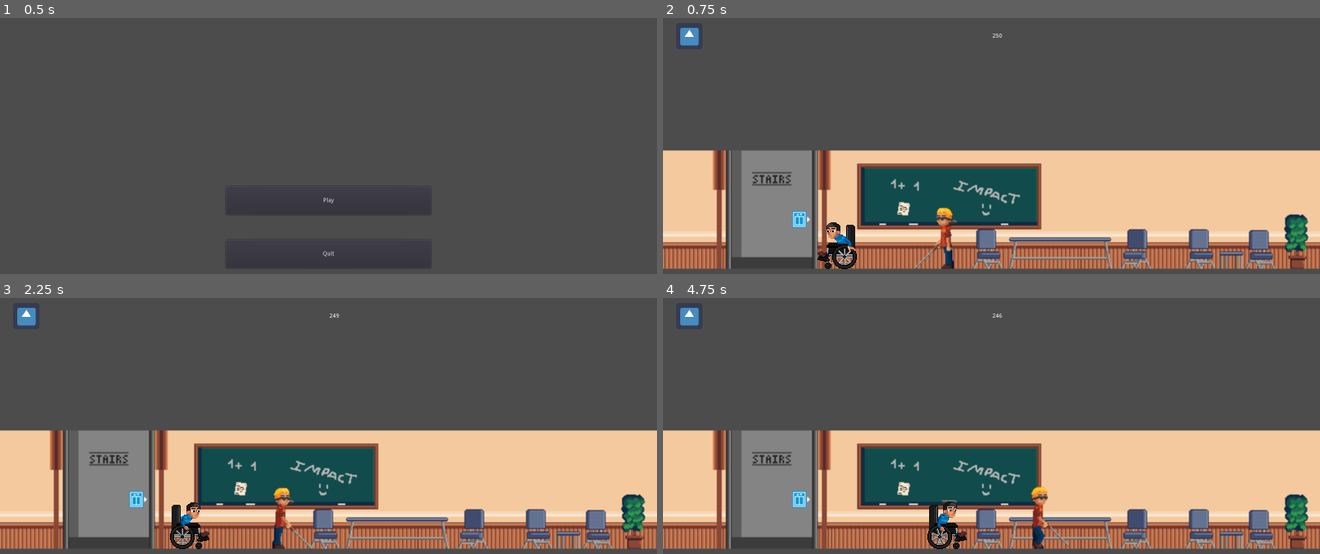
Above: before the commit, frames 1-4 (two rows, left to right).
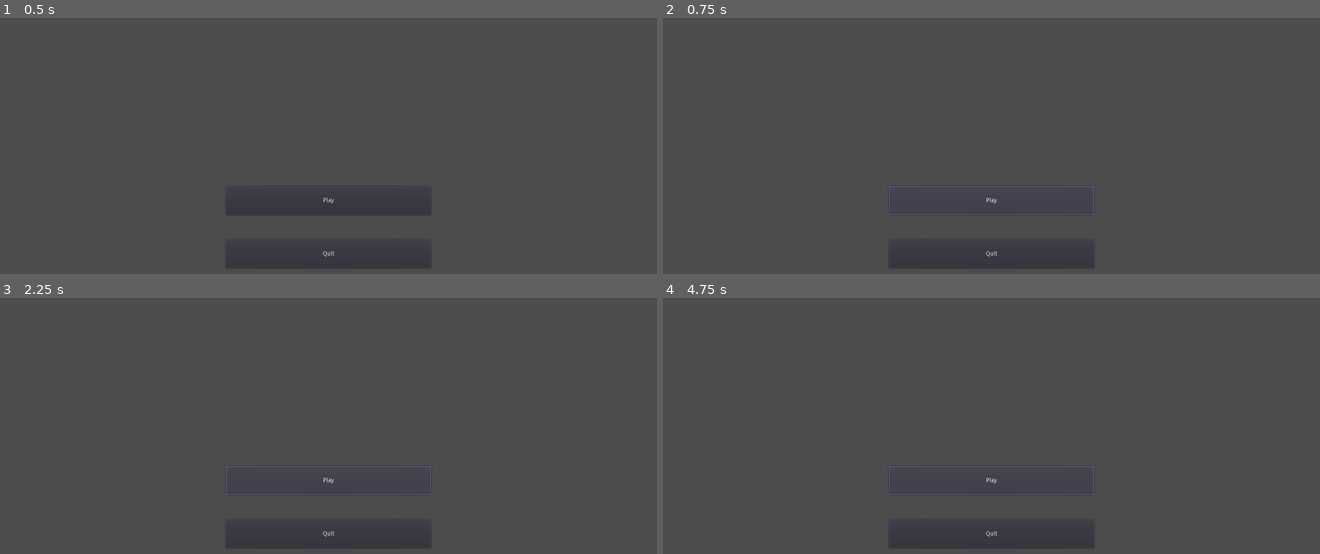
Above: after the commit, the same moments.

Repository: SuperZikoure/Impact_Jam
Game: Godot game, scene res://MainMenu.tscn
Two runs of this game, one before a commit and one after it. Both use one fixed random seed, a clock stepped at 60 frames per second and the inputs below. The engine's default icon, where the game draws it, is replaced by a stand-in: a white triangle on a blue panel in a dark square.
Inputs (mouse positions are in pixels of both pictures, inside the frame that each line leads up to):
- Up to frame 1 (0.5 s): no input
- Up to frame 2 (0.75 s): click "Play" at 0.5 s
- Up to frame 3 (2.25 s): click (328, 479) at 1.25 s, where only the run after the commit has a clickable "Play"; tap Enter at 2 s; hold Right (ui_right) from 2.03 s (still down)
- Up to frame 4 (4.75 s): release Right (ui_right) at 2.78 s; hold Left (ui_left) 2.78-3.53 s; hold Right (ui_right) from 3.53 s (still down)

Frame 1 is identical in both runs. In frame 2, 44% of the frame differs, in the area x 0-100%, y 3-99%; in frame 3, 44%; in frame 4, 44%.

Commit message:
Changed the wheelchair's speed

Diff:
--- a/Impact Jam/Game.tscn
+++ b/Impact Jam/Game.tscn
@@ -1,15 +1,13 @@
-[gd_scene load_steps=6 format=2]
+[gd_scene load_steps=7 format=2]
 
 [ext_resource path="res://assets/maps/floor3.png" type="Texture" id=1]
 [ext_resource path="res://UI.tscn" type="PackedScene" id=2]
-[ext_resource path="res://BlindDude.tscn" type="PackedScene" id=3]
-[ext_resource path="res://Tetraplegic.tscn" type="PackedScene" id=4]
+[ext_resource path="res://Tetraplegic.tscn" type="PackedScene" id=3]
+[ext_resource path="res://BlindDude.tscn" type="PackedScene" id=4]
 [ext_resource path="res://PauseInterface.tscn" type="PackedScene" id=5]
+[ext_resource path="res://Camera2D.gd" type="Script" id=6]
 
 [node name="Game" type="Node2D"]
-__meta__ = {
-"_edit_group_": true
-}
 
 [node name="Sprite" type="Sprite" parent="."]
 position = Vector2( 761.018, 487.117 )
@@ -18,14 +16,19 @@
 
 [node name="UI" parent="." instance=ExtResource( 2 )]
 
-[node name="BlindDude" parent="." instance=ExtResource( 3 )]
-position = Vector2( 662.801, 551.132 )
+[node name="Tetraplegic" parent="." instance=ExtResource( 3 )]
+position = Vector2( 419.799, 575.713 )
 scale = Vector2( 2, 2 )
 
-[node name="Tetraplegic" parent="." instance=ExtResource( 4 )]
-position = Vector2( 419.799, 575.713 )
+[node name="BlindDude" parent="." instance=ExtResource( 4 )]
+position = Vector2( 662.801, 551.132 )
 scale = Vector2( 2, 2 )
 
 [node name="PauseInterface" parent="." instance=ExtResource( 5 )]
 margin_top = 1.0
 margin_bottom = 1.0
+
+[node name="Camera2D" type="Camera2D" parent="."]
+position = Vector2( 432.919, 572.402 )
+process_mode = 0
+script = ExtResource( 6 )
--- a/Impact Jam/Tetraplegic.tscn
+++ b/Impact Jam/Tetraplegic.tscn
@@ -36,20 +36,20 @@
 [ext_resource path="res://assets/perso1_anim_left/perso1_anim_left08.png" type="Texture" id=34]
 [ext_resource path="res://assets/perso1_anim_left/perso1_anim_left09.png" type="Texture" id=35]
 [ext_resource path="res://assets/perso1_anim_left/perso1_anim_left10.png" type="Texture" id=36]
-[ext_resource path="res://assets/perso1_idle_left/perso1_idle_left00.png" type="Texture" id=37]
-[ext_resource path="res://assets/perso1_idle_left/perso1_idle_left01.png" type="Texture" id=38]
-[ext_resource path="res://assets/perso1_idle_left/perso1_idle_left02.png" type="Texture" id=39]
-[ext_resource path="res://assets/perso1_idle_left/perso1_idle_left03.png" type="Texture" id=40]
-[ext_resource path="res://assets/perso1_idle_left/perso1_idle_left04.png" type="Texture" id=41]
-[ext_resource path="res://assets/perso1_idle_left/perso1_idle_left05.png" type="Texture" id=42]
-[ext_resource path="res://assets/perso1_idle_left/perso1_idle_left06.png" type="Texture" id=43]
-[ext_resource path="res://assets/perso1_idle_left/perso1_idle_left07.png" type="Texture" id=44]
-[ext_resource path="res://assets/perso1_idle_left/perso1_idle_left08.png" type="Texture" id=45]
-[ext_resource path="res://assets/perso1_idle_left/perso1_idle_left09.png" type="Texture" id=46]
-[ext_resource path="res://assets/perso1_idle_left/perso1_idle_left10.png" type="Texture" id=47]
-[ext_resource path="res://assets/perso1_idle_left/perso1_idle_left11.png" type="Texture" id=48]
-[ext_resource path="res://assets/perso1_idle_left/perso1_idle_left12.png" type="Texture" id=49]
-[ext_resource path="res://assets/perso1_idle_left/perso1_idle_left13.png" type="Texture" id=50]
+[ext_resource path="res://assets/perso1_idle_right/perso1_idle_right00.png" type="Texture" id=37]
+[ext_resource path="res://assets/perso1_idle_right/perso1_idle_right01.png" type="Texture" id=38]
+[ext_resource path="res://assets/perso1_idle_right/perso1_idle_right02.png" type="Texture" id=39]
+[ext_resource path="res://assets/perso1_idle_right/perso1_idle_right03.png" type="Texture" id=40]
+[ext_resource path="res://assets/perso1_idle_right/perso1_idle_right04.png" type="Texture" id=41]
+[ext_resource path="res://assets/perso1_idle_right/perso1_idle_right05.png" type="Texture" id=42]
+[ext_resource path="res://assets/perso1_idle_right/perso1_idle_right06.png" type="Texture" id=43]
+[ext_resource path="res://assets/perso1_idle_right/perso1_idle_right07.png" type="Texture" id=44]
+[ext_resource path="res://assets/perso1_idle_right/perso1_idle_right08.png" type="Texture" id=45]
+[ext_resource path="res://assets/perso1_idle_right/perso1_idle_right09.png" type="Texture" id=46]
+[ext_resource path="res://assets/perso1_idle_right/perso1_idle_right10.png" type="Texture" id=47]
+[ext_resource path="res://assets/perso1_idle_right/perso1_idle_right11.png" type="Texture" id=48]
+[ext_resource path="res://assets/perso1_idle_right/perso1_idle_right12.png" type="Texture" id=49]
+[ext_resource path="res://assets/perso1_idle_right/perso1_idle_right13.png" type="Texture" id=50]
 [ext_resource path="res://assets/perso1_anim_right/perso1_anim_right00.png" type="Texture" id=51]
 [ext_resource path="res://assets/perso1_anim_right/perso1_anim_right01.png" type="Texture" id=52]
 [ext_resource path="res://assets/perso1_anim_right/perso1_anim_right02.png" type="Texture" id=53]
@@ -61,25 +61,25 @@
 [ext_resource path="res://assets/perso1_anim_right/perso1_anim_right08.png" type="Texture" id=59]
 [ext_resource path="res://assets/perso1_anim_right/perso1_anim_right09.png" type="Texture" id=60]
 [ext_resource path="res://assets/perso1_anim_right/perso1_anim_right10.png" type="Texture" id=61]
-[ext_resource path="res://assets/perso1_idle_right/perso1_idle_right00.png" type="Texture" id=62]
-[ext_resource path="res://assets/perso1_idle_right/perso1_idle_right01.png" type="Texture" id=63]
-[ext_resource path="res://assets/perso1_idle_right/perso1_idle_right02.png" type="Texture" id=64]
-[ext_resource path="res://assets/perso1_idle_right/perso1_idle_right03.png" type="Texture" id=65]
-[ext_resource path="res://assets/perso1_idle_right/perso1_idle_right04.png" type="Texture" id=66]
-[ext_resource path="res://assets/perso1_idle_right/perso1_idle_right05.png" type="Texture" id=67]
-[ext_resource path="res://assets/perso1_idle_right/perso1_idle_right06.png" type="Texture" id=68]
-[ext_resource path="res://assets/perso1_idle_right/perso1_idle_right07.png" type="Texture" id=69]
-[ext_resource path="res://assets/perso1_idle_right/perso1_idle_right08.png" type="Texture" id=70]
-[ext_resource path="res://assets/perso1_idle_right/perso1_idle_right09.png" type="Texture" id=71]
-[ext_resource path="res://assets/perso1_idle_right/perso1_idle_right10.png" type="Texture" id=72]
-[ext_resource path="res://assets/perso1_idle_right/perso1_idle_right11.png" type="Texture" id=73]
-[ext_resource path="res://assets/perso1_idle_right/perso1_idle_right12.png" type="Texture" id=74]
-[ext_resource path="res://assets/perso1_idle_right/perso1_idle_right13.png" type="Texture" id=75]
+[ext_resource path="res://assets/perso1_idle_left/perso1_idle_left00.png" type="Texture" id=62]
+[ext_resource path="res://assets/perso1_idle_left/perso1_idle_left01.png" type="Texture" id=63]
+[ext_resource path="res://assets/perso1_idle_left/perso1_idle_left02.png" type="Texture" id=64]
+[ext_resource path="res://assets/perso1_idle_left/perso1_idle_left03.png" type="Texture" id=65]
+[ext_resource path="res://assets/perso1_idle_left/perso1_idle_left04.png" type="Texture" id=66]
+[ext_resource path="res://assets/perso1_idle_left/perso1_idle_left05.png" type="Texture" id=67]
+[ext_resource path="res://assets/perso1_idle_left/perso1_idle_left06.png" type="Texture" id=68]
+[ext_resource path="res://assets/perso1_idle_left/perso1_idle_left07.png" type="Texture" id=69]
+[ext_resource path="res://assets/perso1_idle_left/perso1_idle_left08.png" type="Texture" id=70]
+[ext_resource path="res://assets/perso1_idle_left/perso1_idle_left09.png" type="Texture" id=71]
+[ext_resource path="res://assets/perso1_idle_left/perso1_idle_left10.png" type="Texture" id=72]
+[ext_resource path="res://assets/perso1_idle_left/perso1_idle_left11.png" type="Texture" id=73]
+[ext_resource path="res://assets/perso1_idle_left/perso1_idle_left12.png" type="Texture" id=74]
+[ext_resource path="res://assets/perso1_idle_left/perso1_idle_left13.png" type="Texture" id=75]
 
-[sub_resource type="RectangleShape2D" id=2]
+[sub_resource type="RectangleShape2D" id=1]
 extents = Vector2( 32, 32 )
 
-[sub_resource type="SpriteFrames" id=1]
+[sub_resource type="SpriteFrames" id=2]
 animations = [ {
 "frames": [ ExtResource( 2 ), ExtResource( 3 ), ExtResource( 4 ), ExtResource( 5 ), ExtResource( 6 ), ExtResource( 7 ), ExtResource( 8 ), ExtResource( 9 ), ExtResource( 10 ), ExtResource( 11 ), ExtResource( 12 ), ExtResource( 13 ) ],
 "loop": true,
@@ -98,7 +98,7 @@
 }, {
 "frames": [ ExtResource( 37 ), ExtResource( 38 ), ExtResource( 39 ), ExtResource( 40 ), ExtResource( 41 ), ExtResource( 42 ), ExtResource( 43 ), ExtResource( 44 ), ExtResource( 45 ), ExtResource( 46 ), ExtResource( 47 ), ExtResource( 48 ), ExtResource( 49 ), ExtResource( 50 ) ],
 "loop": true,
-"name": "idle_left",
+"name": "idle_right",
 "speed": 5.0
 }, {
 "frames": [ ExtResource( 51 ), ExtResource( 52 ), ExtResource( 53 ), ExtResource( 54 ), ExtResource( 55 ), ExtResource( 56 ), ExtResource( 57 ), ExtResource( 58 ), ExtResource( 59 ), ExtResource( 60 ), ExtResource( 61 ) ],
@@ -108,7 +108,7 @@
 }, {
 "frames": [ ExtResource( 62 ), ExtResource( 63 ), ExtResource( 64 ), ExtResource( 65 ), ExtResource( 66 ), ExtResource( 67 ), ExtResource( 68 ), ExtResource( 69 ), ExtResource( 70 ), ExtResource( 71 ), ExtResource( 72 ), ExtResource( 73 ), ExtResource( 74 ), ExtResource( 75 ) ],
 "loop": true,
-"name": "idle_right",
+"name": "idle_left",
 "speed": 5.0
 } ]
 
@@ -118,10 +118,10 @@
 script = ExtResource( 1 )
 
 [node name="Collision" type="CollisionShape2D" parent="Character"]
-shape = SubResource( 2 )
+shape = SubResource( 1 )
 
 [node name="AnimatedSprite" type="AnimatedSprite" parent="Character"]
-frames = SubResource( 1 )
+frames = SubResource( 2 )
 animation = "anim_left"
 
 [connection signal="animation_finished" from="Character/AnimatedSprite" to="Character" method="_on_AnimatedSprite_animation_finished"]
--- a/Impact Jam/WheelchairDudeScript.gd
+++ b/Impact Jam/WheelchairDudeScript.gd
@@ -1,6 +1,6 @@
 extends KinematicBody2D
 
-const SPEED = 230
+const SPEED = 150
 var motion = Vector2()
 var look = -1
 
--- a/Impact Jam/project.godot
+++ b/Impact Jam/project.godot
@@ -24,6 +24,15 @@
 window/size/width=1600
 window/size/height=900
 
+[input]
+
+ui_home={
+"deadzone": 0.5,
+"events": [  ]
+}
+
 [rendering]
 
+quality/filters/anisotropic_filter_level=1
+quality/filters/use_nearest_mipmap_filter=true
 environment/default_environment="res://default_env.tres"
